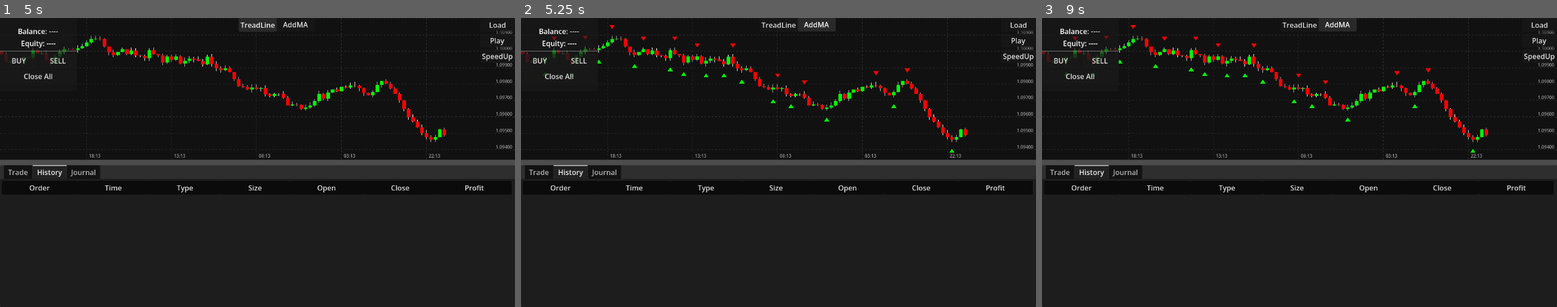
Above: before the commit, frames 1-3 (left to right).
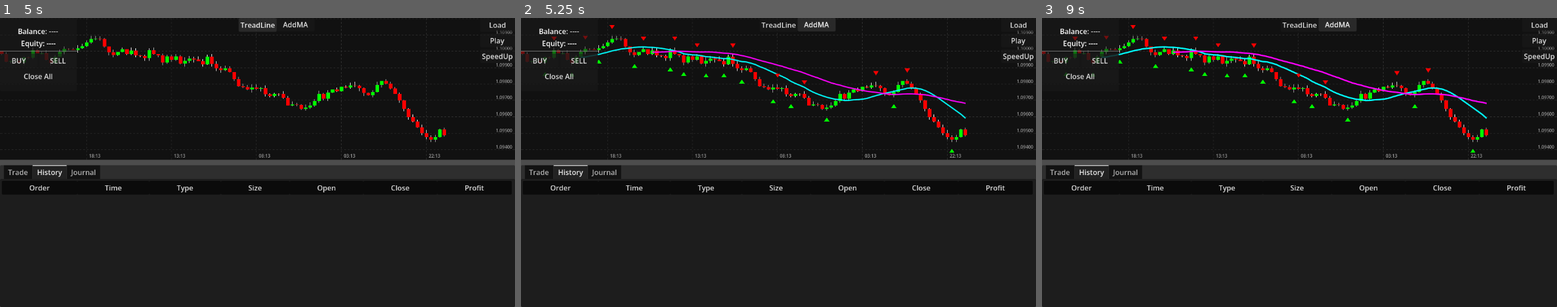
Above: after the commit, the same moments.

Repository: Bupalaoye/SuperTrader
Game: Godot game, scene res://Scenes/MainScene.tscn
Same seed, same stepped clock (60 frames per second), same inputs: the game is played once before the commit and once after it.
Inputs:
- Up to frame 1 (5 s): click "Play" at 0.5 s; click "Play" at 1.25 s; click "SpeedUp" at 2 s; click "BUY" at 2.75 s; click "SELL" at 3.5 s; click "TreadLine" at 4.25 s
- Up to frame 2 (5.25 s): click "AddMA" at 5 s
- Up to frame 3 (9 s): click "SpeedUp" at 5.75 s; click "BUY" at 6.5 s; click "SELL" at 7.25 s; click "TreadLine" at 8 s; click "AddMA" at 8.75 s

Frame 1 is identical in both runs. In frame 2, 0.9% of the frame differs, in the area x 11-87%, y 9-35%; in frame 3, 0.9%.
Error before the commit: Invalid call. Nonexistent function 'add_indicator' in base 'Control (IndicatorLayer)'. (res://Scripts/KLineChart.gd:513)

Commit message:
fix add ma 's bug

Diff:
--- a/Scripts/KLineChart.gd
+++ b/Scripts/KLineChart.gd
@@ -510,7 +510,8 @@
 
 	# 3. 添加到图层
 	if _indicator_layer:
-		_indicator_layer.add_indicator(ma_data, color, 1.5)
+		# [修复] 改为调用具体的 add_line_indicator
+		_indicator_layer.add_line_indicator(ma_data, color, 1.5)
 
 # [新增] 图层需要的辅助查询接口
 func get_first_visible_index() -> int:
